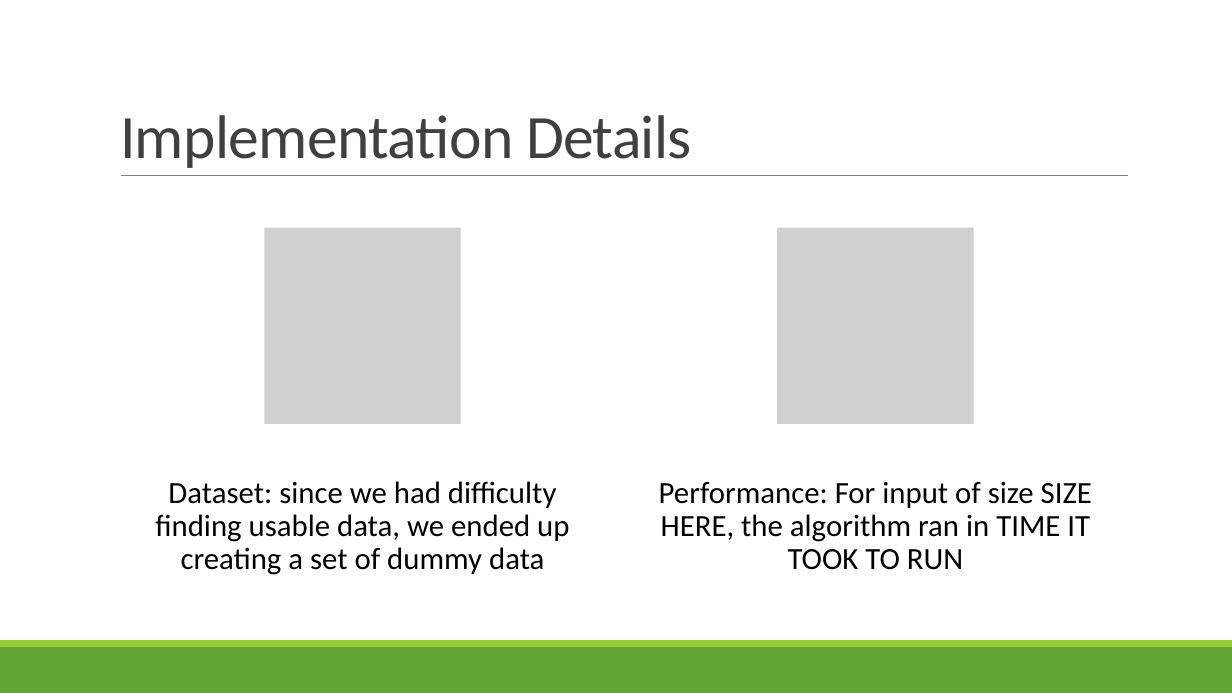
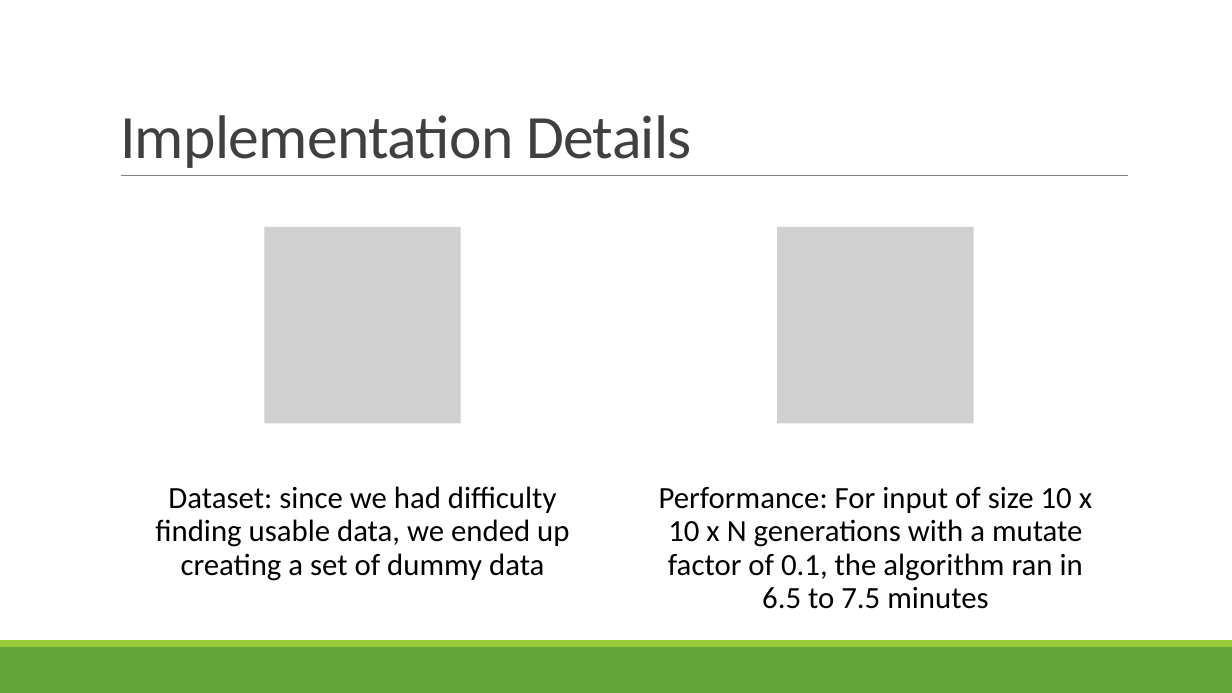
Before and after one commit to nelsonmp1254/RoadNetworkSolver_GA, a slide deck: slide 11 of A Genetic Algorithm for Efficiently Connecting Cities.pptx. Drawn at 1232x693 pixels with LibreOffice and Linux fonts; fonts in the diff are those of the drawing; grey boxes stand for pictures. Boxes give left, top, right and bottom in pixels: in the first picture for what was removed or moved away, otherwise in the second. Text is boxed around its words. In the diff, an @@ line names an element or a change of style, - is before the commit and + after.

Commit message:
Add files via upload
Final PPT

```diff
--- a/A Genetic Algorithm for Efficiently Connecting Cities.pptx
+++ b/A Genetic Algorithm for Efficiently Connecting Cities.pptx
@@ text "Dataset: since we had difficulty ..." moved from (x1=155, y1=481, x2=569, y2=575) to (x1=155, y1=486, x2=569, y2=581) @@
@@ text at (x1=659, y1=487, x2=1092, y2=609): text changed @@
-Performance: For input of size SIZE HERE, the algorithm ran in TIME IT TOOK TO RUN
+Performance: For input of size 10 x 10 x N generations with a mutate factor of 0.1, the algorithm ran in 6.5 to 7.5 minutes
```
Also in this commit, not shown: 2 other slides changed, 4 slides added, 1 slide removed.
